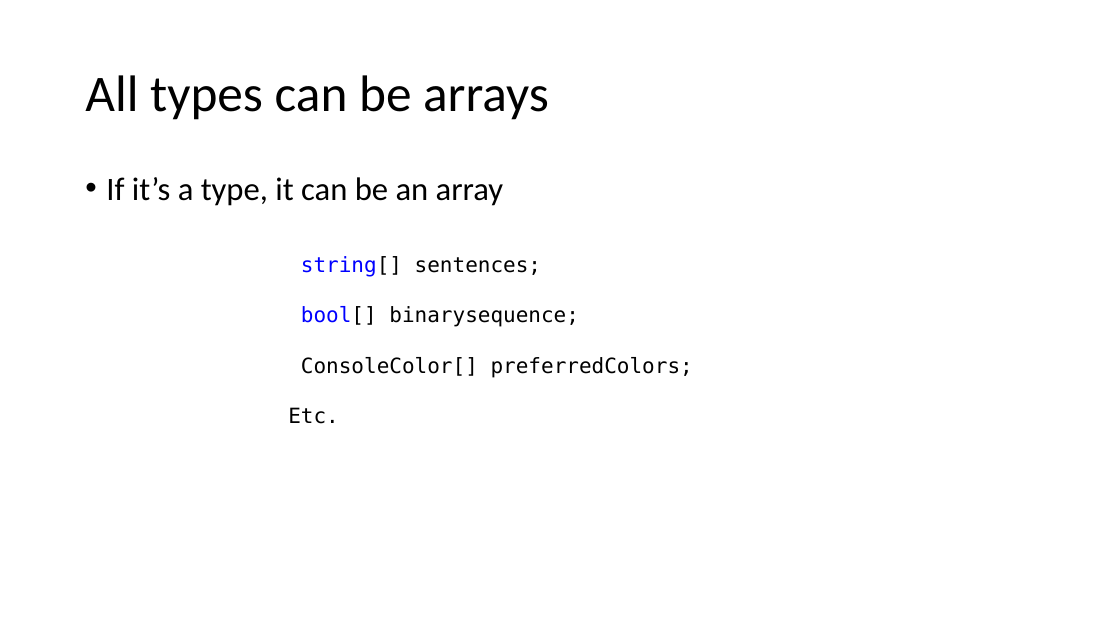
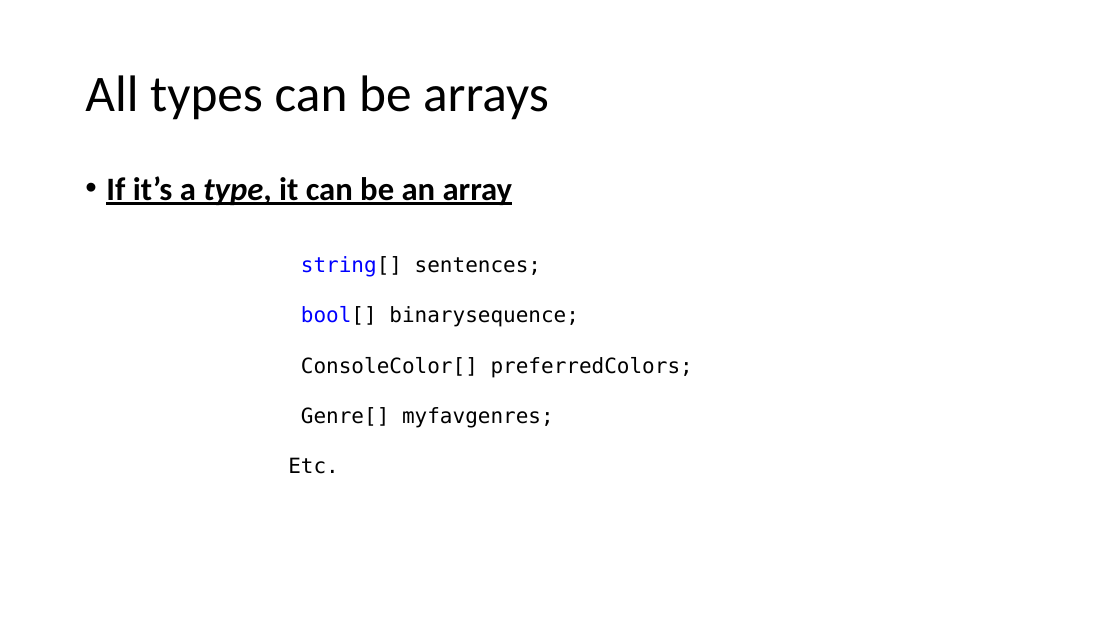
Before and after one commit to v-nys/cursusprogrammeren, a slide deck: slide 8 of _SLIDES/DEEL1/H7/6_arrays.pptx (slide 7 before the commit). Drawn at 1120x630 pixels with LibreOffice and Linux fonts; fonts in the diff are those of the drawing. Boxes give left, top, right and bottom in pixels: in the first picture for what was removed or moved away, otherwise in the second. Text is boxed around its words. In the diff, an @@ line names an element or a change of style, - is before the commit and + after.

```diff
--- a/_SLIDES/DEEL1/H7/6_arrays.pptx
+++ b/_SLIDES/DEEL1/H7/6_arrays.pptx
@@ text "If it’s a type, it ..." at [106, 176, 513, 205]: bold on, underline on; italic on in "type," @@
@@ text at [301, 407, 554, 428]: paragraph added @@
+Genre[] myfavgenres;
```
Also in this commit, not shown: 4 other slides changed, 5 slides added, 1 slide removed, 2 other files.
